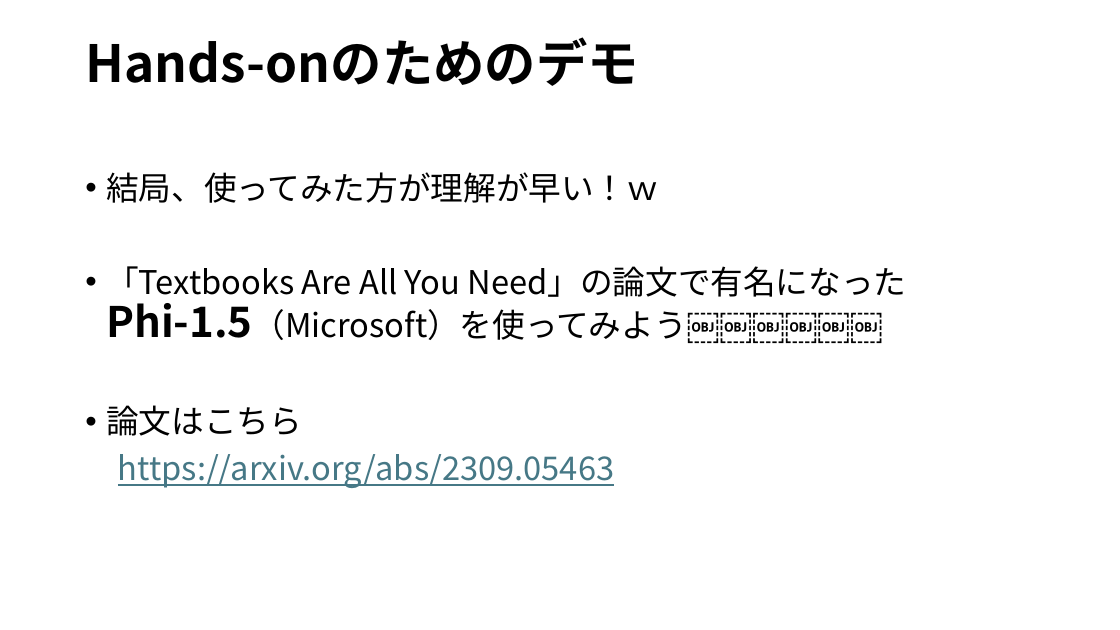
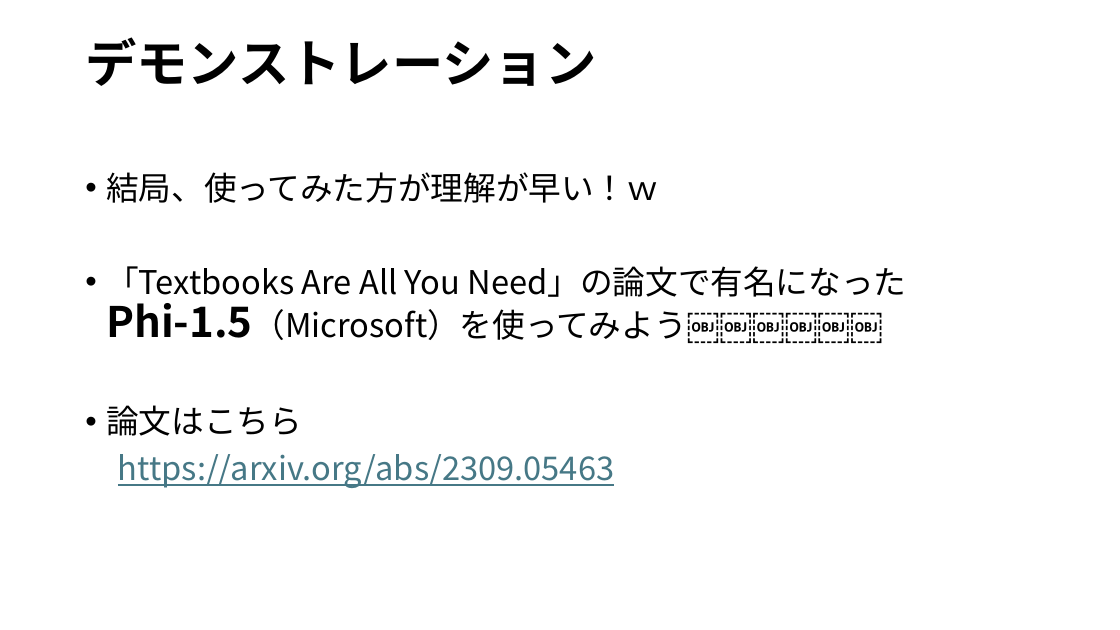
Before and after one commit to ikedachin/study_huggingface, a slide deck: slide 10 of huggingface 発表資料.pptx. Drawn at 1120x630 pixels with LibreOffice and Linux fonts; fonts in the diff are those of the drawing; background and template pictures are left out. Boxes give left, top, right and bottom in pixels: in the first picture for what was removed or moved away, otherwise in the second. Text is boxed around its words. In the diff, an @@ line names an element or a change of style, - is before the commit and + after.

```diff
--- a/huggingface 発表資料.pptx
+++ b/huggingface 発表資料.pptx
@@ title at (x1=85, y1=37, x2=596, y2=86): text changed @@
-Hands-onのためのデモ
+デモンストレーション
```
Also in this commit, not shown: 6 other slides changed.
